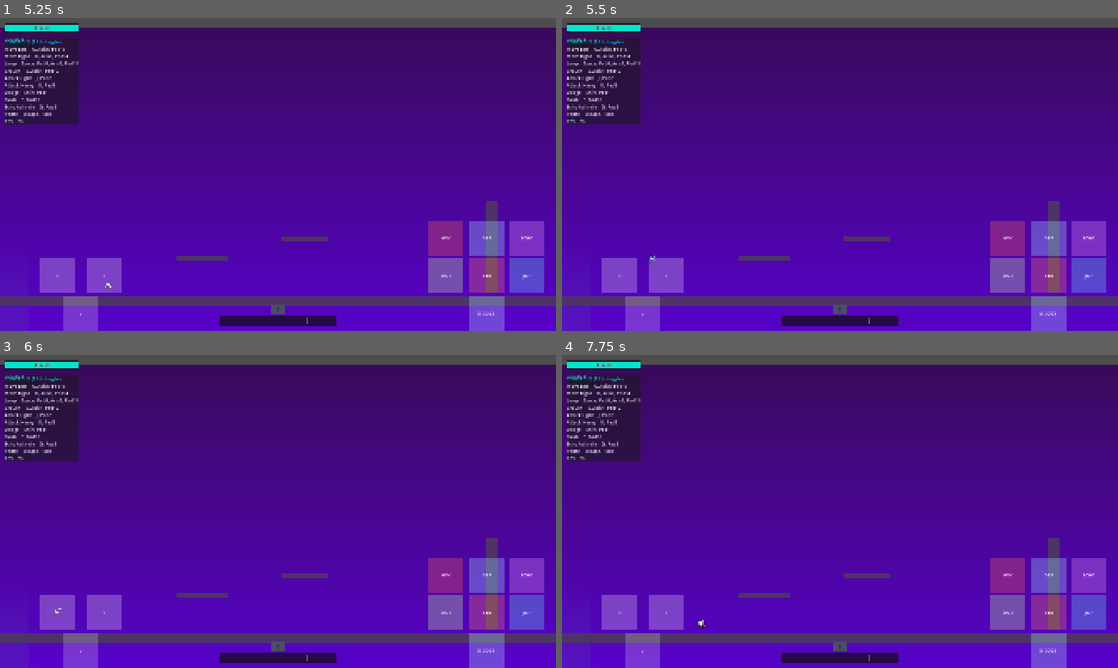
Above: before the commit, frames 1-4 (two rows, left to right).
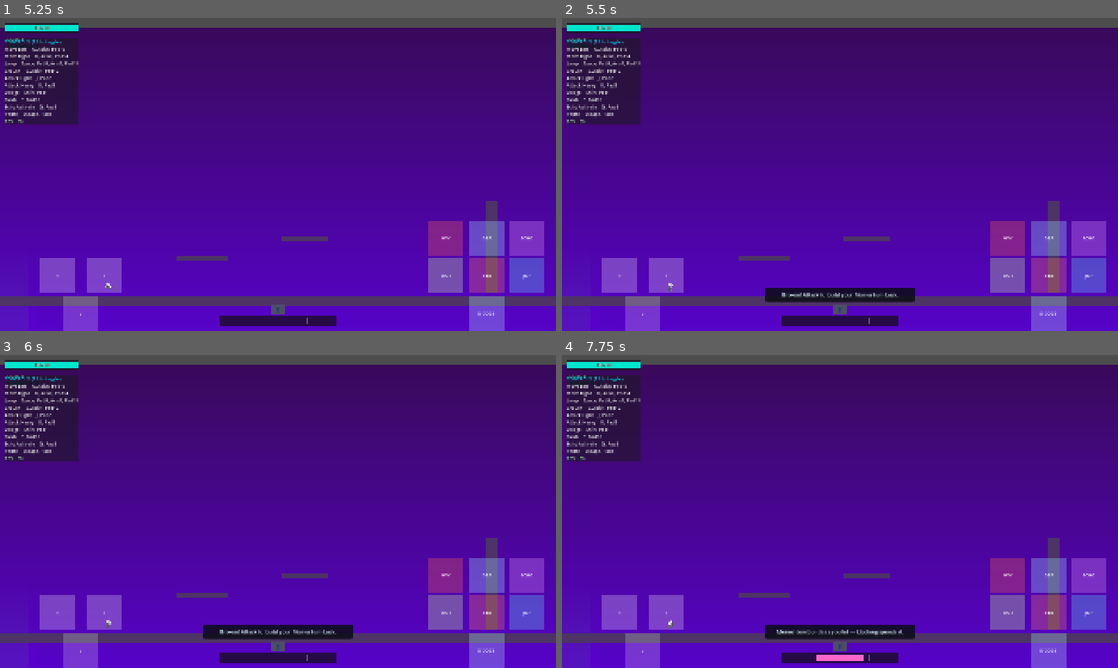
Above: after the commit, the same moments.

Repository: adbarc92/wolf-zero
Game: Godot game, scene res://scenes/main/main.tscn
Two runs of this game, one before a commit and one after it. Both use one fixed random seed, a clock stepped at 60 frames per second and the inputs below.
Inputs (mouse positions are in pixels of both pictures, inside the frame that each line leads up to):
- Up to frame 1 (5.25 s): tap Enter (ui_accept) at 0.5, 1.25, 3.5 s; move the mouse to (400, 158) at 0.52 s; hold D (move_right) 0.53-1.25 s; tap K (attack_heavy) at 0.6 s; click (400, 158) at 0.67 s; tap Space (jump) at 0.77, 1.07, 3.77, 4.07 s; tap J (attack_light) at 0.8 s; drag from (166, 190) to (250, 237) at 1.27 s; tap R (restart) at 2 s; move the mouse to (333, 105) at 2.02 s; hold D (move_right) 2.03-2.75 s; hold S (crouch) 2.03-2.75 s; tap C (dash) at 2.3 s; drag from (250, 237) to (111, 127) at 2.77 s; move the mouse to (444, 221) at 3.52 s; hold A (move_left) 3.53-4.25 s; tap Shift (dodge) at 3.6 s; tap Q (echo_activate) at 3.8 s; drag from (111, 127) to (194, 96) at 4.27 s; move the mouse to (305, 174) at 5.02 s; hold A (move_left) from 5.03 s (still down); hold L (parry) from 5.03 s (still down); click (305, 174) at 5.17 s
- Up to frame 2 (5.5 s): keep holding A (move_left); keep holding L (parry); tap Space (jump) at 5.3 s
- Up to frame 3 (6 s): release A (move_left) at 5.75 s; release L (parry) at 5.75 s; tap R (restart) at 5.75 s; drag from (194, 433) to (166, 527) at 5.77 s
- Up to frame 4 (7.75 s): tap Enter (ui_accept) at 6.5 s; move the mouse to (962, 495) at 6.52 s; hold D (move_right) 6.53-7.25 s; tap K (attack_heavy) at 6.6 s; tap Space (jump) at 6.77, 7.07 s; tap J (attack_light) at 6.8 s; drag from (728, 527) to (812, 574) at 7.27 s

Frame 1 is identical in both runs. In frame 2, 1.3% of the frame differs, in the area x 15-64%, y 75-91%; in frame 3, 1.3%; in frame 4, 1.5%, in the area x 18-64%, y 84-98%.

Commit message:
feat(combat): a whiffed parry costs Momentum
Blocking spent Momentum but parrying did not, and a parry window that
closed without absorbing anything was completely free. That made mashing
the parry button strictly cheaper than defending properly: the precise
option cost nothing even when every attempt missed, while the safe option
could Break you. It inverted the economy the whole model rests on.

A window that runs its full length without connecting now spends
whiff_cost (15 of 100). With the 0.5s cooldown that is roughly six
attempts in three seconds, so sustained mashing empties a full bar in
about that long and then Breaks you - panic-mashing is now how you lose,
which is the intent.

Landing a parry is still free and still pays out gain_parry. CombatSystem
sets a `connected` flag when a parry absorbs a hit; ParrySystem checks it
when the window closes. A landed parry already clears is_parrying in
CombatSystem so it never reaches the expiry path at all, but the flag is
checked anyway rather than depending on that side effect holding.

Verified: gdlint clean, import clean, GUT 267/267 (9 new), boot clean.
No existing test changed behaviour - suites without a registered
MomentumSystem simply are not billed.

Diff:
--- a/scripts/ecs/components.gd
+++ b/scripts/ecs/components.gd
@@ -248,6 +248,12 @@
 		"cooldown_duration": 0.5,
 		"is_blocking": false,
 		"block_damage_mult": 0.3,
+		# Set by CombatSystem when this parry actually absorbs a hit. ParrySystem
+		# reads it when the window closes to tell a real parry from a whiff.
+		"connected": false,
+		# Momentum spent when a parry window closes without absorbing anything.
+		# A landed parry is free and pays out; mashing is what costs you.
+		"whiff_cost": 15.0,
 		# Momentum spent per blocked hit, as a multiple of the raw damage: a block
 		# pays for the blow in composure as well as chipping health.
 		"block_cost_mult": 1.0,
--- a/scripts/ecs/systems/combat_system.gd
+++ b/scripts/ecs/systems/combat_system.gd
@@ -230,6 +230,9 @@
 		if atk_boss:
 			atk_boss.staggered = true
 			atk_boss.stagger_timer = 1.4
+		# Mark the window as having done its job, so ParrySystem doesn't bill it
+		# as a whiff when it closes.
+		target_parry.connected = true
 		var mom = get_component(target_id, "momentum")
 		var mom_sys = ecs.get_system(MomentumSystem)
 		if mom and mom_sys:
--- a/scripts/ecs/systems/parry_system.gd
+++ b/scripts/ecs/systems/parry_system.gd
@@ -1,8 +1,11 @@
 class_name ParrySystem
 extends ECSSystem
-## Manages the parry window: opens it on press (off cooldown), counts it down.
-## The actual negate/reflect/stagger happens in CombatSystem when a parrying
-## target is hit.
+## Manages the parry window: opens it on press (off cooldown), counts it down,
+## and bills a window that closes without having absorbed anything.
+##
+## The negate/reflect/stagger itself happens in CombatSystem when a parrying
+## target is hit. CombatSystem also sets `connected`, which is what tells a real
+## parry from a whiff here.
 
 signal parry_opened(entity_id: int)
 
@@ -23,10 +26,27 @@
 			parry.parry_timer -= delta
 			if parry.parry_timer <= 0.0:
 				parry.is_parrying = false
+				_close_window(entity_id, parry)
 		elif input.parry_pressed and parry.cooldown <= 0.0:
 			parry.is_parrying = true
 			parry.parry_timer = parry.parry_window
 			parry.cooldown = parry.cooldown_duration
+			parry.connected = false
 			parry_opened.emit(entity_id)
 
 		parry.is_blocking = input.parry_held and not parry.is_parrying
+
+
+## A window that ran its full length without absorbing a hit was a whiff, and
+## costs Momentum. Landing a parry is free and pays out; mashing is what bleeds
+## you, and mashing on a near-empty bar Breaks you.
+##
+## A landed parry clears `is_parrying` in CombatSystem, so it never reaches this
+## path at all — `connected` is checked anyway so the rule does not depend on
+## that side effect holding.
+func _close_window(entity_id: int, parry: Dictionary) -> void:
+	if parry.get("connected", false):
+		return
+	var momentum_system = ecs.get_system(MomentumSystem)
+	if momentum_system:
+		momentum_system.spend_momentum(entity_id, parry.get("whiff_cost", 0.0))
--- /dev/null
+++ b/test/unit/test_parry_whiff.gd
@@ -0,0 +1,170 @@
+extends GutTest
+## Whiffed parries cost Momentum; landed ones do not.
+##
+## Blocking already spends Momentum, so without this a mashed parry would be
+## strictly cheaper than defending properly — the precise option would be free
+## and the safe option expensive, which inverts the whole economy.
+
+var ECSScript = preload("res://scripts/ecs/ecs.gd")
+
+const FRAME := 1.0 / 60.0
+
+var ecs
+var parry_system: ParrySystem
+var momentum_system: MomentumSystem
+var entity: int
+
+
+func before_each():
+	ecs = ECSScript.new()
+	autofree(ecs)
+	momentum_system = MomentumSystem.new()
+	ecs.register_system(momentum_system)
+	parry_system = ParrySystem.new()
+	parry_system.ecs = ecs
+
+	entity = ecs.create_entity()
+	ecs.add_component(entity, "parry", Components.parry())
+	ecs.add_component(entity, "input_state", Components.input_state())
+	var mom = Components.momentum()
+	mom.current = 100.0
+	ecs.add_component(entity, "momentum", mom)
+
+
+func _parry() -> Dictionary:
+	return ecs.get_component(entity, "parry")
+
+
+func _momentum() -> Dictionary:
+	return ecs.get_component(entity, "momentum")
+
+
+func _in_state() -> Dictionary:
+	return ecs.get_component(entity, "input_state")
+
+
+## Tap parry once and let the window run its full length.
+func _tap_and_expire() -> void:
+	_in_state().parry_pressed = true
+	parry_system.process(FRAME)
+	_in_state().parry_pressed = false
+	for _i in range(int(round(_parry().parry_window / FRAME)) + 2):
+		parry_system.process(FRAME)
+
+
+# =============================================================================
+# WHIFFING COSTS
+# =============================================================================
+
+func test_a_whiffed_parry_spends_momentum():
+	var before: float = _momentum().current
+
+	_tap_and_expire()
+
+	assert_almost_eq(_momentum().current, before - _parry().whiff_cost, 0.01,
+		"a window that absorbed nothing costs whiff_cost")
+
+
+func test_the_window_still_closes_after_a_whiff():
+	_tap_and_expire()
+	assert_false(_parry().is_parrying, "window closed")
+
+
+func test_an_open_window_has_not_been_charged_yet():
+	_in_state().parry_pressed = true
+	parry_system.process(FRAME)
+	var before: float = _momentum().current
+
+	# Still inside the 0.2s window.
+	parry_system.process(FRAME)
+
+	assert_almost_eq(_momentum().current, before, 0.01,
+		"nothing is billed while the window is still open")
+
+
+# =============================================================================
+# LANDING A PARRY IS FREE
+# =============================================================================
+
+func test_a_connected_parry_costs_nothing():
+	_in_state().parry_pressed = true
+	parry_system.process(FRAME)
+	_in_state().parry_pressed = false
+
+	# CombatSystem marks the window as having done its job.
+	_parry().connected = true
+	var before: float = _momentum().current
+
+	for _i in range(int(round(_parry().parry_window / FRAME)) + 2):
+		parry_system.process(FRAME)
+
+	assert_almost_eq(_momentum().current, before, 0.01,
+		"landing a parry is free — only whiffs are billed")
+
+
+func test_connected_resets_when_a_new_window_opens():
+	_in_state().parry_pressed = true
+	parry_system.process(FRAME)
+	_parry().connected = true
+	_in_state().parry_pressed = false
+
+	# Let it close (free), clear the cooldown, then open a fresh window.
+	for _i in range(int(round(_parry().parry_window / FRAME)) + 2):
+		parry_system.process(FRAME)
+	_parry().cooldown = 0.0
+
+	_in_state().parry_pressed = true
+	parry_system.process(FRAME)
+
+	assert_false(_parry().connected, "a new window starts unconnected")
+
+
+# =============================================================================
+# MASHING
+# =============================================================================
+
+func test_repeated_whiffs_drain_the_bar():
+	var before: float = _momentum().current
+
+	for _i in range(3):
+		_tap_and_expire()
+		_parry().cooldown = 0.0
+
+	assert_almost_eq(_momentum().current, before - (3.0 * _parry().whiff_cost), 0.01,
+		"each whiff bills again — mashing bleeds you")
+
+
+func test_mashing_an_empty_bar_breaks_you():
+	_momentum().current = _parry().whiff_cost
+
+	_tap_and_expire()
+
+	assert_true(momentum_system.is_broken(entity),
+		"spending the last of the bar on a whiff Breaks you")
+
+
+func test_momentum_never_goes_negative_on_a_whiff():
+	_momentum().current = 1.0
+
+	_tap_and_expire()
+
+	assert_gte(_momentum().current, 0.0, "a whiff cannot push the bar below zero")
+
+
+# =============================================================================
+# INTERACTION WITH BLOCKING
+# =============================================================================
+
+func test_holding_blocks_once_the_parry_window_closes():
+	# Holding gives one parry attempt, then settles into a block.
+	_in_state().parry_pressed = true
+	_in_state().parry_held = true
+	parry_system.process(FRAME)
+	_in_state().parry_pressed = false
+
+	assert_false(_parry().is_blocking, "not blocking during the parry window")
+
+	for _i in range(int(round(_parry().parry_window / FRAME)) + 2):
+		parry_system.process(FRAME)
+
+	assert_true(_parry().is_blocking, "holding settles into a block afterwards")
Not shown, added: test/unit/test_dash_jump.gd.uid
Not shown, added: test/unit/test_dodge_system.gd.uid
Not shown, added: test/unit/test_ecs_core.gd.uid
Not shown, added: test/unit/test_game_state.gd.uid
Not shown, added: test/unit/test_parry_whiff.gd.uid
